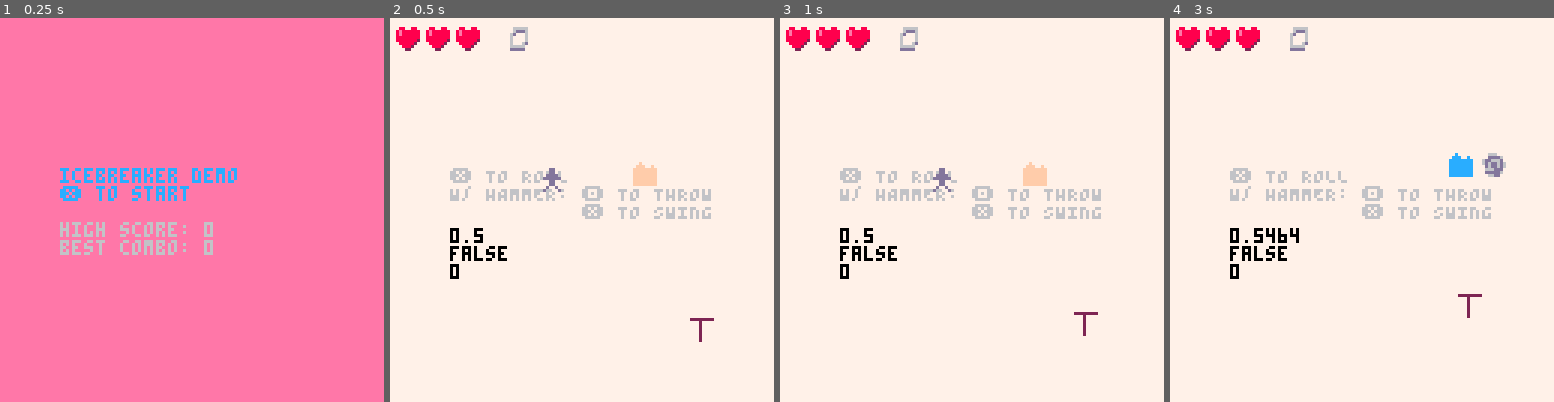
Above: before the commit, frames 1-4 (left to right).
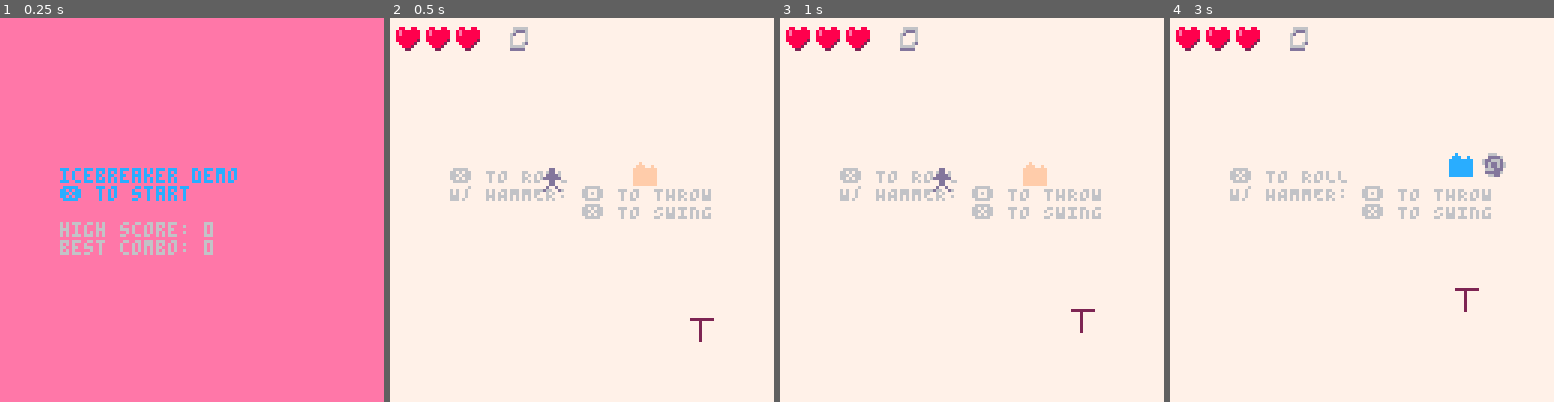
Above: after the commit, the same moments.

Repository: wsasaki01/icebreaker
Game: PICO-8 cartridge p2/icebreaker-p2.p8
Same seed, same stepped clock (60 frames per second), same inputs: the game is played once before the commit and once after it.
Inputs:
- Up to frame 1 (0.25 s): no input
- Up to frame 2 (0.5 s): tap X (X key) at 0.33 s
- Up to frame 3 (1 s): tap O (Z key) at 0.7 s
- Up to frame 4 (3 s): tap X (X key) at 1.07, 1.85, 2.97 s; hold Right 1.6-2.1 s; tap O (Z key) every 0.4 s from 1.7 to 2.9 s; hold Up 2.15-2.42 s; hold Right from 2.47 s (still down)

Frame 1 is identical in both runs. In frame 2, 0.5% of the frame differs, in the area x 15-31%, y 54-68%; in frame 3, 0.7%; in frame 4, 0.8%, in the area x 15-82%, y 54-79%.

Commit message:
Add variables for magnet speed multiplier

Diff:
--- a/p2/draw.lua
+++ b/p2/draw.lua
@@ -55,9 +55,6 @@
 
         cursor(20, 70, 0)
         log({
-            h.magnet_v,
-            h.thrown,
-            h.v
         })
     elseif retry then
         rectfill(20, 30, 100, 80, 2)
--- a/p2/init.lua
+++ b/p2/init.lua
@@ -20,6 +20,8 @@
     h_v_min = 2
     h_magnet_v_min = 0.5
 
+    magnet_multi = 1.25
+
     e_init_cnt = 1
     e_s_min = 0.4
     e_s_max = 1
--- a/p2/update.lua
+++ b/p2/update.lua
@@ -82,7 +82,7 @@
                 if h.equipped and (diff.x!=0 or diff.y!=0) and not throw_stick then
                     h:throw()
                 elseif not h.equipped then
-                    h.magnet_v*=1.2*(1/sqrt((p.x-h.x)^2 + (p.y-h.y)^2)+1)
+                    h.magnet_v*=magnet_multi*(1/sqrt((p.x-h.x)^2 + (p.y-h.y)^2)+1)
                     throw_stick = true
                 end
             end
